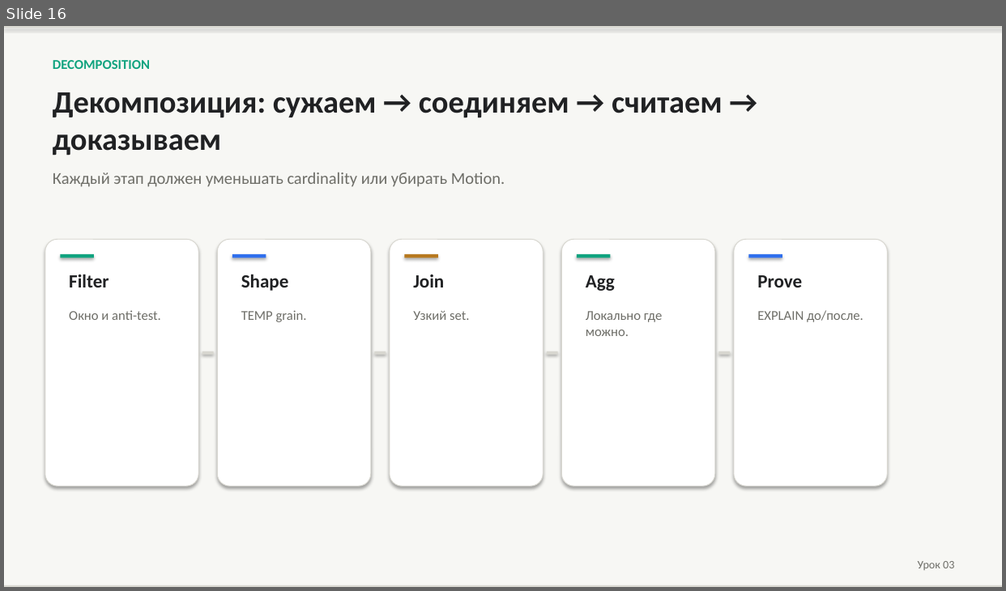
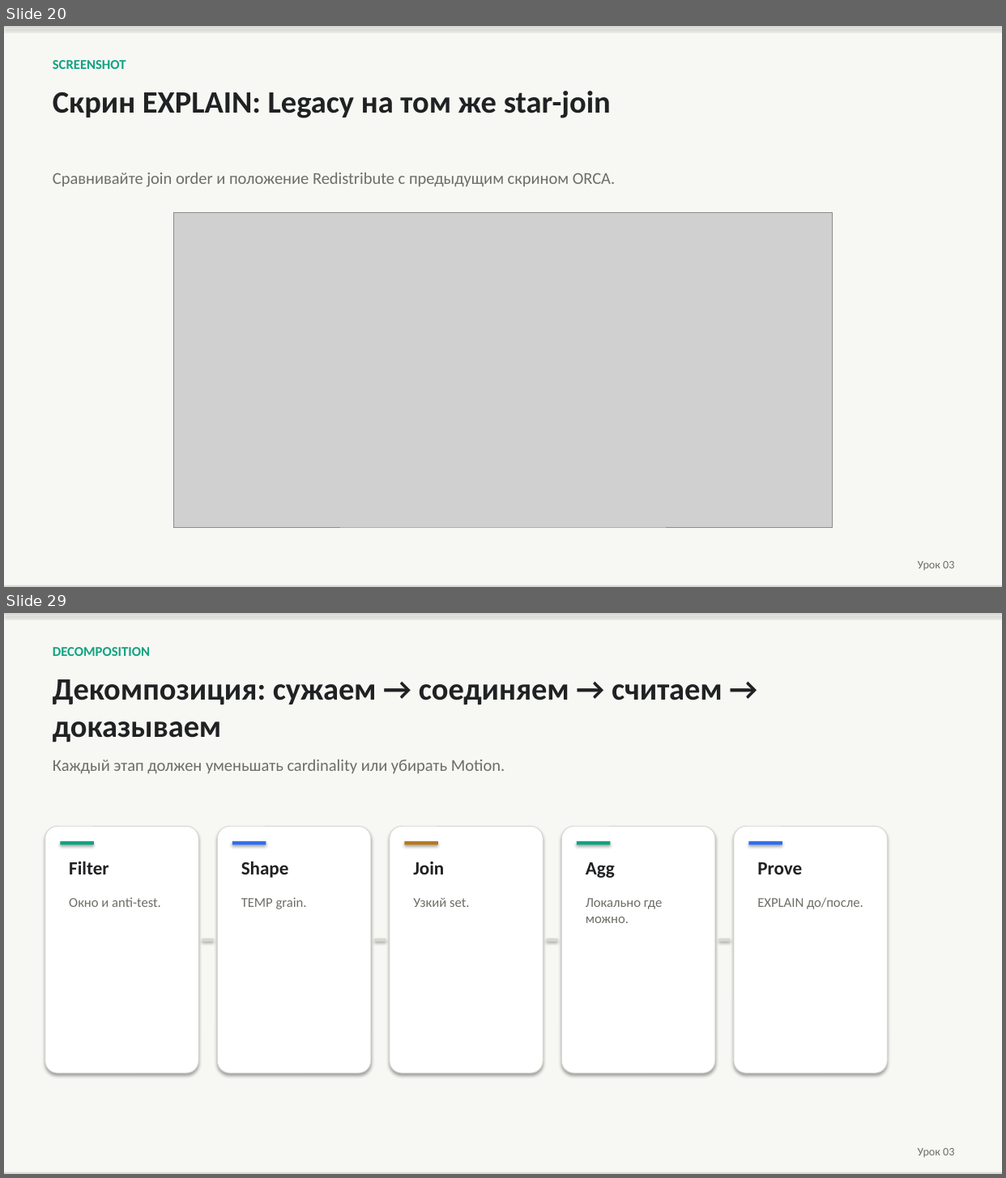
Before and after one commit to PaulKov/de-mentor, a slide deck: artifacts/greenplum-query-tuning-theory.pptx. Shown one above the other, each under a label of ours: slide 16 before the commit, slides 20 and 29 after it; the slides between them are not shown. The pictures are 1006x591 and 1006x1178 pixels, drawn with LibreOffice and Linux fonts; fonts in the diff are those of the drawing; grey boxes stand for pictures. Boxes give left, top, right and bottom in pixels: in the first picture for what was removed or moved away, otherwise in the second. Text is boxed around its words. In the diff, an @@ line names an element or a change of style, - is before the commit and + after.

```diff
--- a/artifacts/greenplum-query-tuning-theory.pptx
+++ b/artifacts/greenplum-query-tuning-theory.pptx
@@ slide 20 added at box(4, 26, 1002, 587), background #FFFFFF @@
@@ rectangle added at box(4, 26, 1002, 587), fill #F7F7F4 @@
@@ rectangle added at box(4, 26, 1002, 28), fill #D8D7D0 @@
@@ text added at box(53, 60, 126, 69), 13 pt, text #10A37F, bold @@
+SCREENSHOT
@@ text added at box(53, 91, 611, 118), 30 pt, text #202123, bold @@
+Скрин EXPLAIN: Legacy на том же star-join
@@ text added at box(53, 173, 616, 187), 16 pt, text #6E6E68 @@
+Сравнивайте join order и положение Redistribute с предыдущим скрином ORCA.
@@ picture added at box(173, 213, 833, 527) @@
@@ text added at box(918, 561, 954, 570), 11 pt, text #6E6E68 @@
+Урок 03
@@ rectangle added at box(4, 586, 1002, 587), fill #D8D7D0 @@
@@ what was slide 16 is now slide 29 @@
```
Also in this commit, not shown: 29 slides changed, 12 other slides added, 39 other files.
